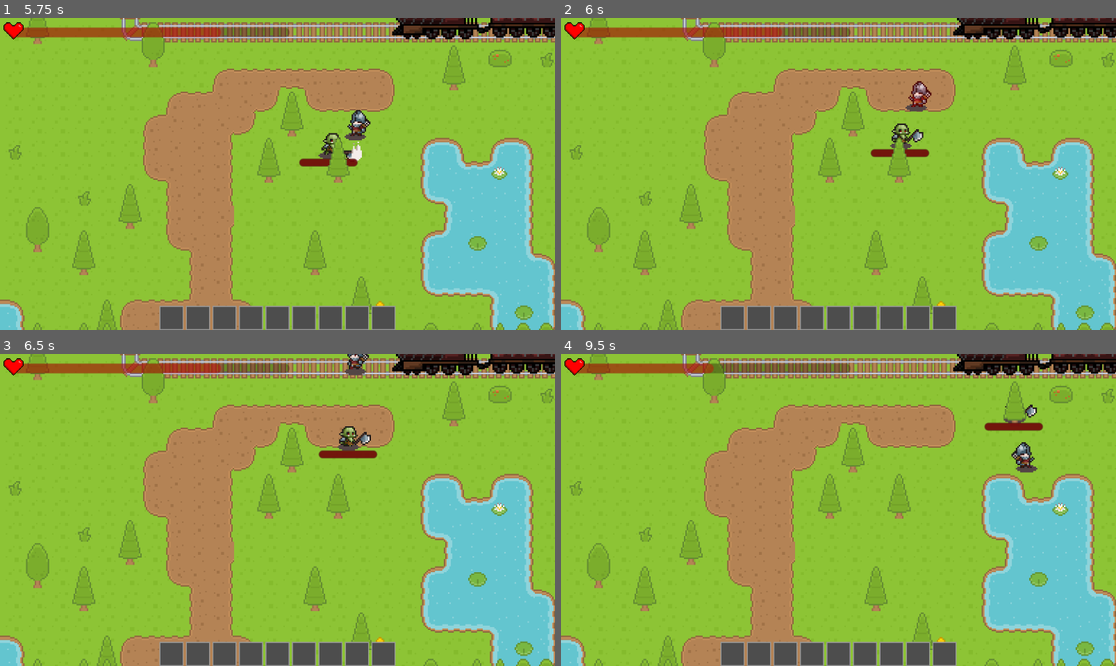
Above: before the commit, frames 1-4 (two rows, left to right).
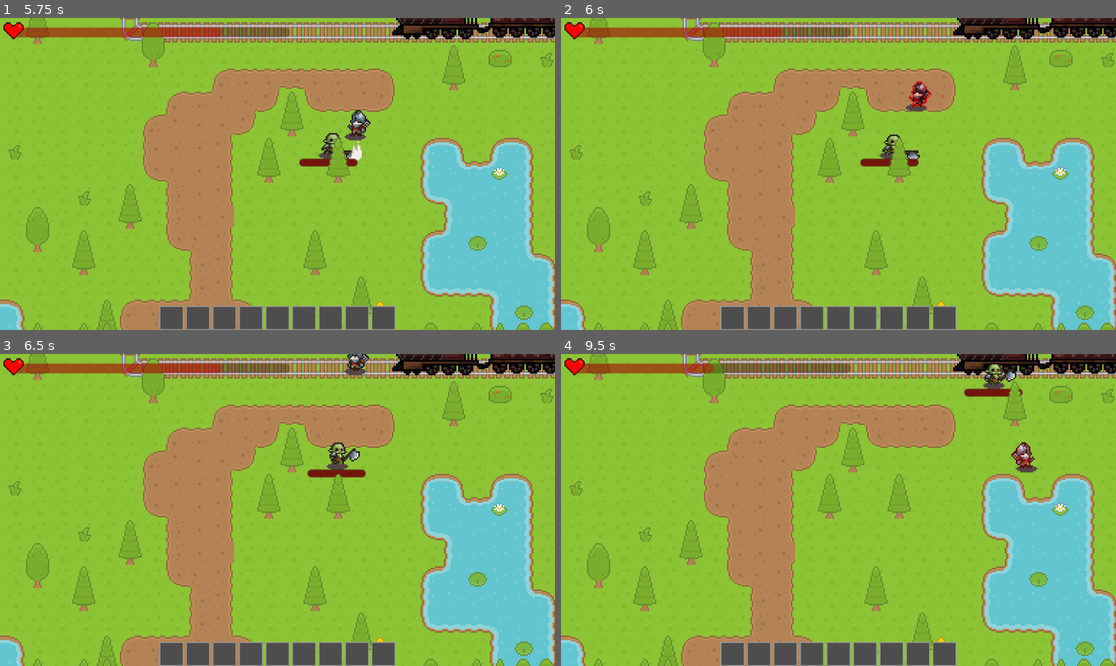
Above: after the commit, the same moments.

Repository: EyeAmTheOne/CS180_Project
Game: Godot game, scene res://ui/menus/MainMenu.tscn
The game is run twice, just before and just after one commit, with the same random seed, the same clock (stepped at 60 frames per second) and the same inputs.
Inputs (mouse positions are in pixels of both pictures, inside the frame that each line leads up to):
- Up to frame 1 (5.75 s): click "Start" at 0.5 s; tap Enter at 1.25 s; move the mouse to (249, 236) at 1.27 s; hold W (up) 1.28-2 s; tap F (attack) at 1.35, 3.05, 4.55 s; click (249, 236) at 1.42 s; drag from (444, 220) to (460, 24) at 2.02 s; move the mouse to (111, 127) at 2.77 s; hold A (left) 2.78-3.5 s; tap E (interact) at 2.85 s; drag from (305, 174) to (111, 127) at 3.52 s; move the mouse to (194, 96) at 4.27 s; hold S (down) 4.28-5 s; tap Alt at 4.35 s; drag from (399, 158) to (194, 96) at 5.02 s
- Up to frame 2 (6 s): move the mouse to (727, 189) at 5.77 s; hold W (up) from 5.78 s (still down); tap F (attack) at 5.85 s; click (727, 189) at 5.92 s
- Up to frame 3 (6.5 s): keep holding W (up)
- Up to frame 4 (9.5 s): release W (up) at 6.5 s; drag from (894, 441) to (727, 525) at 6.52 s; move the mouse to (810, 572) at 7.27 s; hold D (right) 7.28-8 s; tap E (interact) at 7.35 s; tap F (attack) at 7.55, 9.05 s; drag from (1005, 556) to (810, 572) at 8.02 s; move the mouse to (672, 463) at 8.77 s; hold S (down) from 8.78 s (still down); tap Alt at 8.85 s

Frame 1 is identical in both runs. In frame 2, 1.0% of the frame differs, in the area x 53-67%, y 20-48%; in frame 3, 1.1%, in the area x 55-69%, y 0-40%; in frame 4, 1.1%.

Commit message:
Fix enemy hitbox still active after death

Diff:
--- a/systems/ai/Enemy.tscn
+++ b/systems/ai/Enemy.tscn
@@ -275,7 +275,7 @@
 tracks/2/interp = 1
 tracks/2/loop_wrap = true
 tracks/2/keys = {
-"times": PackedFloat32Array(0.26666668, 0.76666665),
+"times": PackedFloat32Array(0.385, 0.76666665),
 "transitions": PackedFloat32Array(1, 1),
 "update": 1,
 "values": [false, true]
@@ -314,38 +314,14 @@
 tracks/0/type = "value"
 tracks/0/imported = false
 tracks/0/enabled = true
-tracks/0/path = NodePath("AnimatedSprite2D:animation")
+tracks/0/path = NodePath("HitBox/CollisionShape2D:disabled")
 tracks/0/interp = 1
 tracks/0/loop_wrap = true
 tracks/0/keys = {
 "times": PackedFloat32Array(0),
 "transitions": PackedFloat32Array(1),
 "update": 1,
-"values": [&"Attack"]
-}
-tracks/1/type = "value"
-tracks/1/imported = false
-tracks/1/enabled = true
-tracks/1/path = NodePath("AnimatedSprite2D:frame")
-tracks/1/interp = 1
-tracks/1/loop_wrap = true
-tracks/1/keys = {
-"times": PackedFloat32Array(0),
-"transitions": PackedFloat32Array(1),
-"update": 1,
-"values": [5]
-}
-tracks/2/type = "value"
-tracks/2/imported = false
-tracks/2/enabled = true
-tracks/2/path = NodePath("HitBox/CollisionShape2D:disabled")
-tracks/2/interp = 1
-tracks/2/loop_wrap = true
-tracks/2/keys = {
-"times": PackedFloat32Array(0),
-"transitions": PackedFloat32Array(1),
-"update": 1,
-"values": [false]
+"values": [true]
 }
 
 [sub_resource type="AnimationLibrary" id="AnimationLibrary_2vaor"]
@@ -368,7 +344,7 @@
 sprite_frames = SubResource("SpriteFrames_2vaor")
 animation = &"Attack"
 autoplay = "Idle"
-frame = 5
+frame = 3
 
 [node name="CollisionShape2D" type="CollisionShape2D" parent="."]
 position = Vector2(0, 2)
@@ -402,6 +378,7 @@
 [node name="CollisionShape2D" type="CollisionShape2D" parent="HitBox"]
 position = Vector2(12, -2)
 shape = SubResource("CapsuleShape2D_axoif")
+disabled = true
 debug_color = Color(0.9843137, 0, 0.3372549, 0.41960785)
 
 [node name="HurtBox" type="Area2D" parent="." node_paths=PackedStringArray("health")]
--- a/systems/ai/enemy.gd
+++ b/systems/ai/enemy.gd
@@ -1,5 +1,4 @@
 extends CharacterBody2D
-@export var enemy_active : bool = true
 @onready var animated_sprite = $AnimatedSprite2D
 @onready var animation_player = $AnimationPlayer
 @onready var character = $"."
@@ -17,7 +16,6 @@
 
 const SPEED = 50
 
-var current_attack : bool = false
 var stun : bool = false
 var target = null
 
@@ -48,28 +46,24 @@
 			velocity = direction * SPEED
 			get_orientation()
 			move_and_slide()
+		EnemyState.Attacking:
+			velocity = direction * SPEED
+			get_orientation()
+			move_and_slide()
 		_:
-			if enemy_active:
-				# If target exists, move towards target
-				if target:
-					if position.distance_to(target.position) > 20:
-						cancel_attack()
-						animated_sprite.play("Walk")
-						direction = position.direction_to(target.position)
-					elif !current_attack:
-						current_attack = true
-						animation_player.play("Attack")
+			# If target exists, move towards target
+			if target:
+				if position.distance_to(target.position) > 20:
+					animated_sprite.play("Walk")
+					direction = position.direction_to(target.position)
 				else:
-					cancel_attack()
-					animated_sprite.play("Idle")
+					change_state(EnemyState.Attacking)
+			else:
+				animated_sprite.play("Idle")
 
-				velocity = direction * SPEED
-				get_orientation()
-				move_and_slide()
-
-			else:
-				cancel_attack()
-				change_state(EnemyState.Dead)
+			velocity = direction * SPEED
+			get_orientation()
+			move_and_slide()
 
 
 func _on_detection_body_entered(body: Node2D) -> void:
@@ -82,7 +76,7 @@
 
 
 func _on_enemy_health_health_depleted() -> void:
-	enemy_active = false
+	change_state(EnemyState.Dead)
 
 
 func _on_animation_player_animation_finished(anim_name: StringName) -> void:
@@ -90,10 +84,9 @@
 		EnemyState.Hurt:
 			if anim_name == "Hurt":
 				change_state(EnemyState.Chasing)
-				current_attack = false
-		_:
+		EnemyState.Attacking:
 			if anim_name == "Attack":
-				current_attack = false
+				change_state(EnemyState.Chasing)
 
 
 
@@ -102,23 +95,37 @@
 
 
 func _on_hurt_box_received_damage(damage: int) -> void:
-	if enemy_active:
-		cancel_attack()
-		change_state(EnemyState.Hurt)
+	match current_state:
+		EnemyState.Dead:
+			return
+		_:
+			change_state(EnemyState.Hurt)
 
 
-func cancel_attack():
-	if current_attack:
-		current_attack = false
-		hitbox.disabled = true
-		animation_player.stop()
+#func cancel_attack():
+	#if current_attack:
+		#current_attack = false
+		#hitbox.disabled = true
+		#animation_player.stop()
+
+
+func exit_state(old_state: EnemyState):
+	match current_state:
+		EnemyState.Attacking:
+			animation_player.play("RESET")
+		_:
+			pass
 
 
 func change_state(new_state: EnemyState):
+	exit_state(current_state)
 	current_state = new_state
 	match current_state:
 		EnemyState.Dead:
 			animated_sprite.play("Death")
+			#hitbox.queue_free()
 			$KeepBody.start()
 		EnemyState.Hurt:
 			animation_player.play("Hurt")
+		EnemyState.Attacking:
+			animation_player.play("Attack")
